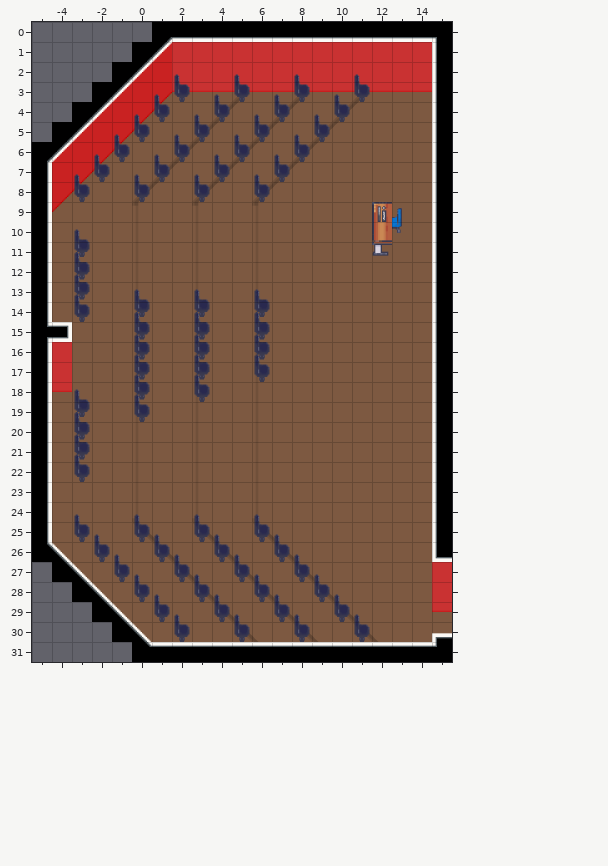
Tiled map -- LCB_Map/data/maps/main_3_hall1.tmx. The picture above was drawn from the file before the commit.
Cells are 64x64 px. Shown: x -5..15, y 0..31. The old version is drawn lined up with the new one.
Now the later version:
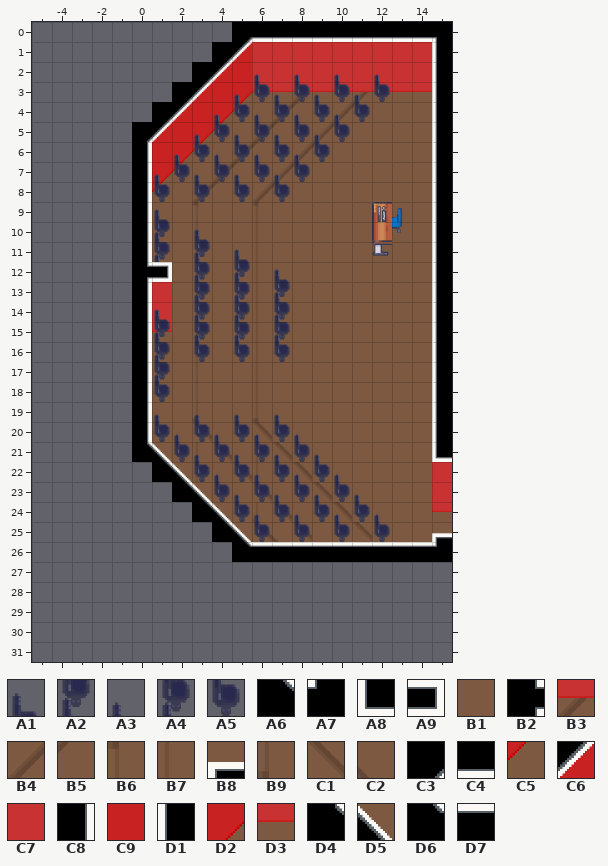
Key: from "LCB_furnishing": A1 129, A2 148, A3 166, A4 167, A5 186; from "LCB_indoor": A6 14, A7 36, A8 63, A9 111, B1 124, B2 138, B3 435, B4 436, B5 437, B6 461, B7 486, B8 509, B9 511, C1 536, C2 537, C3 566, C4 567, C5 569, C6 591, C7 592, C8 615, C9 616, D1 619, D2 641, D3 642, D4 665, D5 690, D6 691, D7 692.
__ is an empty cell.
Tiles replaced or removed in this view: A1, A2, A3, A4, A5, A6, A7, A8, A9, B1, B2, B3, B4, B5, B6, B7, B8, B9, C1, C2, C3, C4, C5, C6, C7, C8, C9, D1, D2, D3, D4, D5, D6, D7.
Edits made:
Changed rows in their new state; .. is an unchanged cell.
map size 21x32 -> 16x27 cells (old content now starts at -5,0; both pictures use the new coordinates)
Layer "Floor":
first column x -5:
 0 .. .. .. .. .. .. __ __ __ __ C3 .. .. .. .. .. .. .. .. .. ..
 1 .. .. .. .. .. __ __ __ __ C3 C6 .. .. .. .. .. .. .. .. .. ..
 2 .. .. .. .. __ __ __ __ C3 C6 C9 .. .. .. .. .. .. .. .. .. ..
 3 .. .. .. __ __ __ __ C3 C6 C9 D2 .. .. .. .. .. .. .. .. .. ..
 4 .. .. __ __ __ __ C3 C6 C9 D2 C5 .. .. .. .. .. .. .. .. .. ..
 5 .. __ __ __ __ C3 C6 C9 D2 C5 .. .. .. .. .. .. .. .. .. .. ..
 6 __ __ __ __ __ C8 C9 D2 C5 .. .. .. .. .. .. .. .. .. .. .. ..
 7 __ __ __ __ __ C8 D2 C5 .. .. .. .. .. .. .. .. .. .. .. .. ..
 8 __ __ __ __ __ C8 C5 .. .. .. .. .. .. .. .. .. .. .. .. .. ..
 9 __ __ __ __ __ C8 .. .. .. .. .. .. .. .. .. .. .. .. .. .. ..
10 __ __ __ __ __ C8 .. .. .. .. .. .. .. .. .. .. .. .. .. .. ..
11 __ __ __ __ __ C8 .. .. .. .. .. .. .. .. .. .. .. .. .. .. ..
12 __ __ __ __ __ B2 A9 .. .. .. .. .. .. .. .. .. .. .. .. .. ..
13 __ __ __ __ __ C8 C7 .. .. .. .. .. .. .. .. .. .. .. .. .. ..
14 __ __ __ __ __ C8 C7 .. .. .. .. .. .. .. .. .. .. .. .. .. ..
15 __ __ __ __ __ C8 D3 .. .. .. .. .. .. .. .. .. .. .. .. .. ..
16 __ __ __ __ __ C8 .. .. .. .. .. .. .. .. .. .. .. .. .. .. ..
17 __ __ __ __ __ C8 .. .. .. .. .. .. .. .. .. .. .. .. .. .. ..
18 __ __ __ __ __ C8 .. .. .. .. .. .. .. .. .. .. .. .. .. .. ..
19 __ __ __ __ __ C8 .. .. B9 .. .. .. .. .. .. .. .. .. .. .. ..
20 __ __ __ __ __ C8 .. .. C1 .. .. C1 .. .. .. .. .. .. .. .. ..
21 __ __ __ __ __ D4 D5 .. .. C1 .. .. C1 .. .. .. .. .. .. .. A8
22 __ __ __ __ __ __ A6 D5 .. .. C1 .. .. C1 .. .. .. .. .. .. C7
23 __ __ __ __ __ __ __ A6 D5 .. .. C1 .. .. C1 .. .. .. .. .. C7
24 __ __ __ __ __ __ __ __ A6 D5 .. .. C1 .. .. C1 .. .. .. .. D3
25 __ __ __ __ __ __ __ __ __ A6 D5 .. .. C1 .. .. C1 .. .. .. B8
26 __ __ __ __ __ __ __ __ __ __ D6 D7 D7 D7 D7 D7 D7 D7 D7 D7 A7
27 .. __ __ __ __ __ __ __ __ __ __ __ __ __ __ __ __ __ __ __ __
28 .. .. __ __ __ __ __ __ __ __ __ __ __ __ __ __ __ __ __ __ __
29 .. .. .. __ __ __ __ __ __ __ __ __ __ __ __ __ __ __ __ __ __
30 .. .. .. .. __ __ __ __ __ __ __ __ __ __ __ __ __ __ __ __ __
31 .. .. .. .. .. __ __ __ __ __ __ __ __ __ __ __ __ __ __ __ __
Layer "Furnishing":
first column x -3:
 2 .. .. .. .. .. __ .. .. __ A3 .. .. .. A3 __ A3
 3 .. .. .. .. __ __ .. __ A3 A5 .. .. A3 A5 A3 A5
 4 .. .. .. __ __ .. __ A3 A5 .. .. A3 A5 A3 A5 ..
 5 .. .. __ __ .. __ A3 A5 .. .. A3 A5 A3 A5 .. ..
 6 .. __ __ .. __ A3 A5 .. .. A3 A5 A3 A5 .. .. ..
 7 __ __ .. __ A3 A5 .. .. A3 A5 A3 A5 .. .. .. ..
 8 __ .. .. __ A5 .. .. .. A5 __ A5 .. .. .. .. ..
 9 .. .. .. .. A1 .. .. .. .. .. .. .. .. .. .. ..
10 __ .. .. .. A2 .. A1 .. .. .. .. .. .. .. .. ..
11 __ .. .. .. A4 .. A2 .. A1 .. .. .. .. .. .. ..
12 __ .. .. .. .. .. A4 .. A2 .. A1 .. .. .. .. ..
13 __ .. .. __ .. .. A4 .. A4 __ A2 .. .. .. .. ..
14 __ .. .. __ A1 .. A4 .. A4 __ A4 .. .. .. .. ..
15 .. .. .. __ A2 .. .. .. A4 __ A4 .. .. .. .. ..
16 .. .. .. __ A4 .. A5 .. A5 __ A5 .. .. .. .. ..
17 .. .. .. __ A4 .. __ .. .. __ .. .. .. .. .. ..
18 __ .. .. __ A5 .. __ .. .. .. .. .. .. .. .. ..
19 __ .. .. __ A3 .. A3 .. A3 .. A3 .. .. .. .. ..
20 __ .. .. .. A5 A3 A5 A3 A5 A3 A5 A3 .. .. .. ..
21 __ .. .. .. .. A5 A3 A5 A3 A5 A3 A5 A3 .. .. ..
22 __ .. .. .. .. .. A5 A3 A5 A3 A5 A3 A5 A3 .. ..
23 .. .. .. .. .. .. .. A5 A3 A5 A3 A5 A3 A5 A3 ..
24 __ .. .. __ .. .. __ .. A5 .. A5 A3 A5 A3 A5 A3
25 __ __ .. __ __ .. __ __ .. .. __ A5 .. A5 .. A5
26 .. __ __ .. __ __ .. __ __ .. __ __ .. .. .. ..
27 .. .. __ __ .. __ __ .. __ __ .. __ __ .. .. ..
28 .. .. .. __ __ .. __ __ .. __ __ .. __ __ .. ..
29 .. .. .. .. __ __ .. __ __ .. __ __ .. __ __ ..
30 .. .. .. .. .. __ .. .. __ .. .. __ .. .. __ ..
Where, in picture pixels (left, top, right, bottom), the same in both pictures:
changed: (32, 22, 452, 662)
